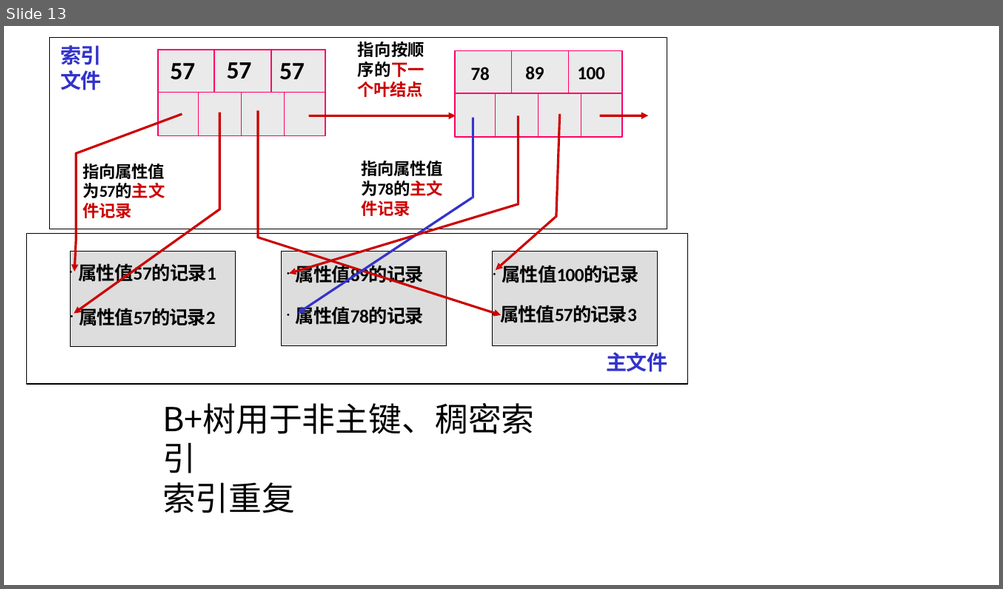
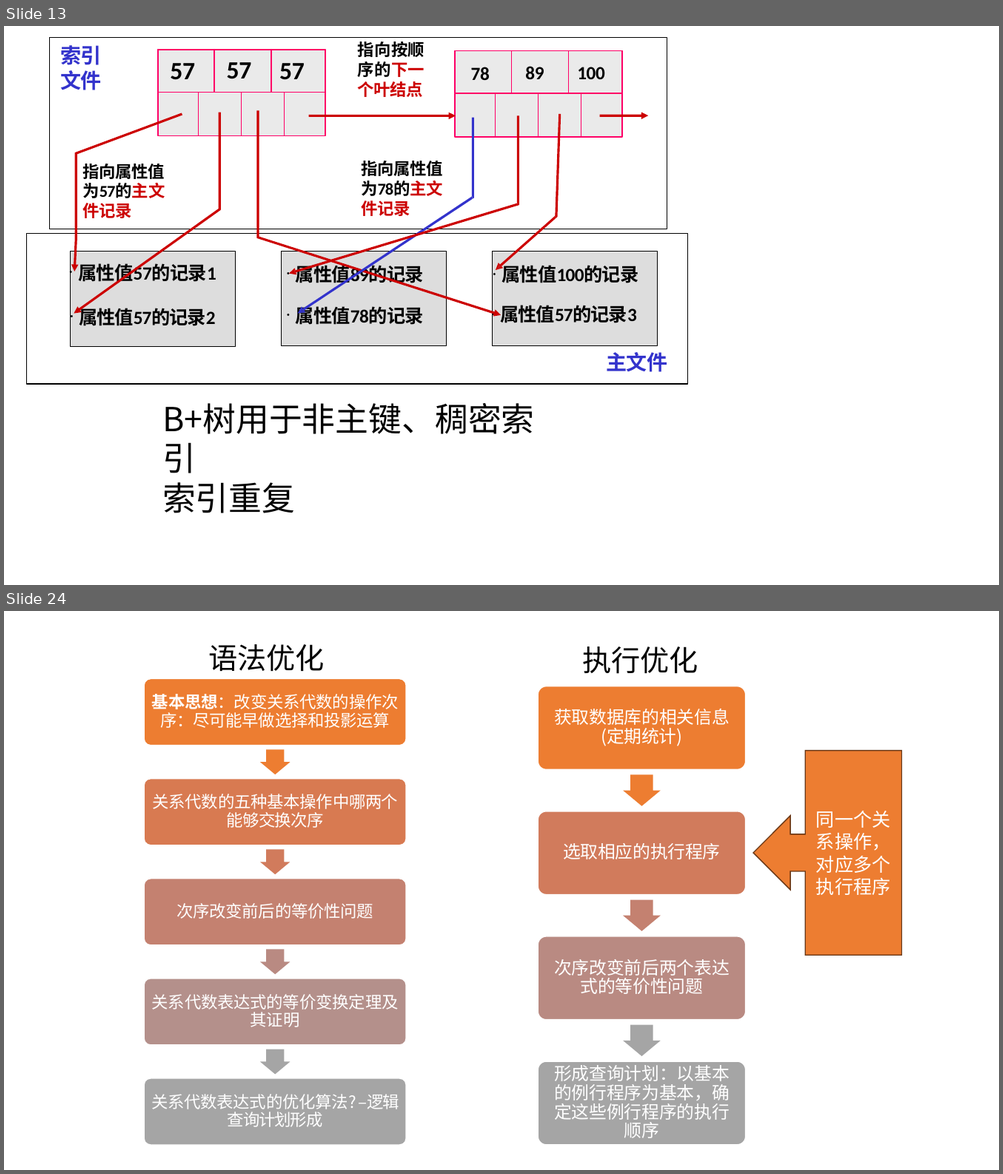
Before and after one commit to guofei9987/a, a slide deck: computer/database/database.pptx. Shown one above the other, each under a label of ours: slide 13 before the commit, slides 13 and 24 after it; the slides between them are not shown. The pictures are 1003x589 and 1003x1174 pixels, drawn with LibreOffice and Linux fonts; fonts in the diff are those of the drawing. Boxes give left, top, right and bottom in pixels: in the first picture for what was removed or moved away, otherwise in the second. Text is boxed around its words. In the diff, an @@ line names an element or a change of style, - is before the commit and + after.

```diff
--- a/computer/database/database.pptx
+++ b/computer/database/database.pptx
@@ slide 24 added at (4, 611, 999, 1170), background #FFFFFF @@
@@ group added at (145, 644, 902, 1145): 11 texts, 9 rounded rectangles, 7 right arrows, 1 left arrow callout @@
+基本思想：改变关系代数的操作次序：尽可能早做选择和投影运算
+关系代数的五种基本操作中哪两个能够交换次序
+次序改变前后的等价性问题
+关系代数表达式的等价变换定理及其证明
+关系代数表达式的优化算法? –逻辑查询计划形成
+语法优化
+获取数据库的相关信息 (定期统计)
+选取相应的执行程序
+次序改变前后两个表达式的等价性问题
+形成查询计划：以基本的例行程序为基本，确定这些例行程序的执行顺序
+执行优化
+同一个关系操作，对应多个执行程序
```
Also in this commit, not shown: 10 other slides added, 14 other files.
